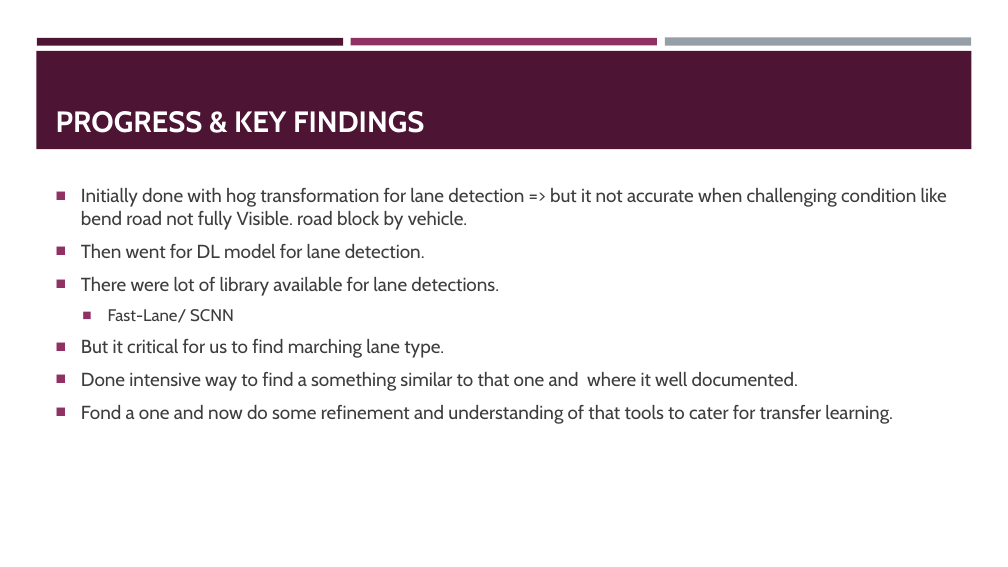
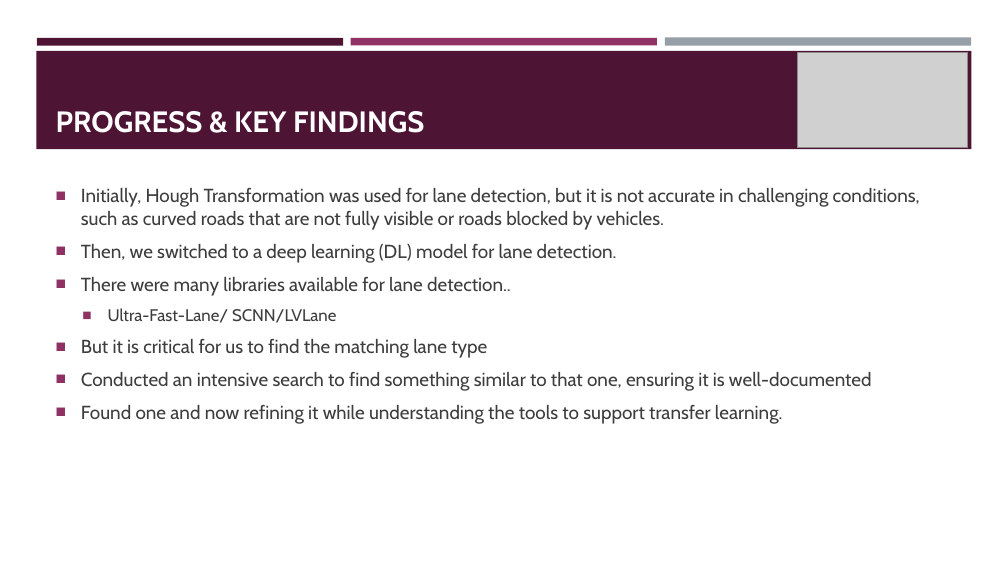
Before and after one commit to prageethmadhu/LVLane, a slide deck: slide 9 of DEMO/progress_report.pptx (slide 7 before the commit). Drawn at 1008x567 pixels with LibreOffice and Linux fonts; fonts in the diff are those of the drawing; grey boxes stand for pictures. Boxes give left, top, right and bottom in pixels: in the first picture for what was removed or moved away, otherwise in the second. Text is boxed around its words. In the diff, an @@ line names an element or a change of style, - is before the commit and + after.

```diff
--- a/DEMO/progress_report.pptx
+++ b/DEMO/progress_report.pptx
@@ picture added at [798,52,968,148] @@
@@ text at [81,188,920,424]: text changed @@
-■ Initially done with hog transformation for lane detection => but it not accurate when challenging condition like bend road not fully Visible. road block by vehicle.
-■ Then went for DL model for lane detection.
-■ There were lot of library available for lane detections.
-  ■ Fast-Lane/ SCNN
-■ But it critical for us to find marching lane type.
-■ Done intensive way to find a something similar to that one and where it well documented.
-■ Fond a one and now do some refinement and understanding of that tools to cater for transfer learning.
+■ Initially, Hough Transformation was used for lane detection, but it is not accurate in challenging conditions, such as curved roads that are not fully visible or roads blocked by vehicles.
+■ Then, we switched to a deep learning (DL) model for lane detection.
+■ There were many libraries available for lane detection..
+  ■ Ultra-Fast-Lane/ SCNN/LVLane
+■ But it is critical for us to find the matching lane type
+■ Conducted an intensive search to find something similar to that one, ensuring it is well-documented
+■ Found one and now refining it while understanding the tools to support transfer learning.
```
Also in this commit, not shown: 7 other slides changed, 2 slides added.
